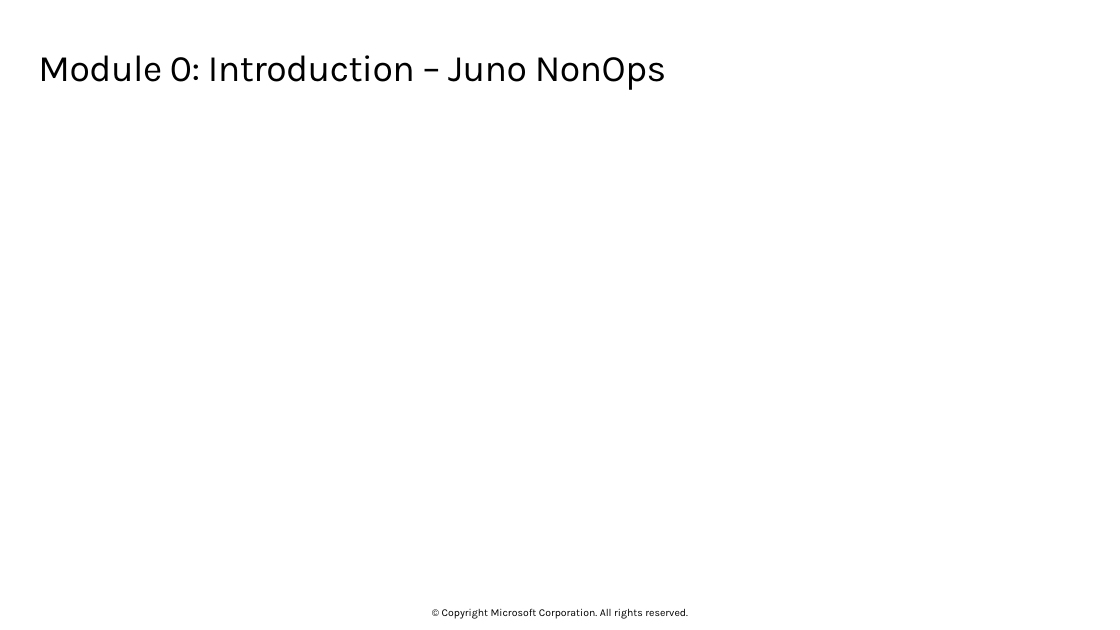
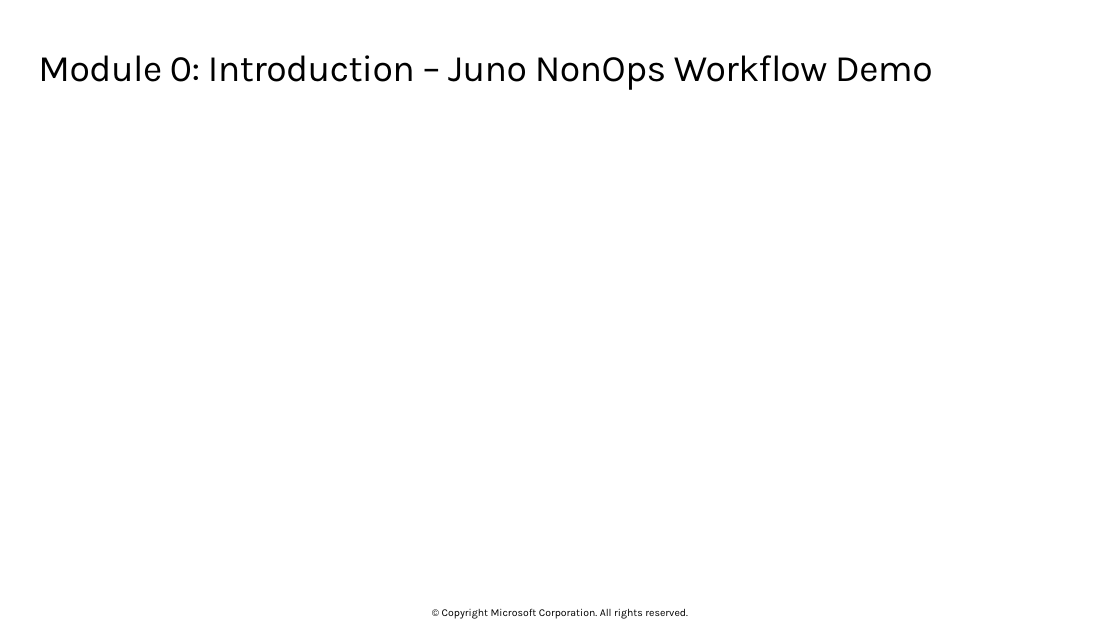
Before and after one commit to olprod/juno-nonops-demo, a slide deck: slide 2 of AZ-040T00A__M00.pptx. Drawn at 1120x630 pixels with LibreOffice and Linux fonts; fonts in the diff are those of the drawing; background and template pictures are left out. Boxes give left, top, right and bottom in pixels: in the first picture for what was removed or moved away, otherwise in the second. Text is boxed around its words. In the diff, an @@ line names an element or a change of style, - is before the commit and + after.

```diff
--- a/AZ-040T00A__M00.pptx
+++ b/AZ-040T00A__M00.pptx
@@ title at (x1=38, y1=55, x2=933, y2=90): text changed @@
-Module 0: Introduction – Juno NonOps
+Module 0: Introduction – Juno NonOps Workflow Demo
```
